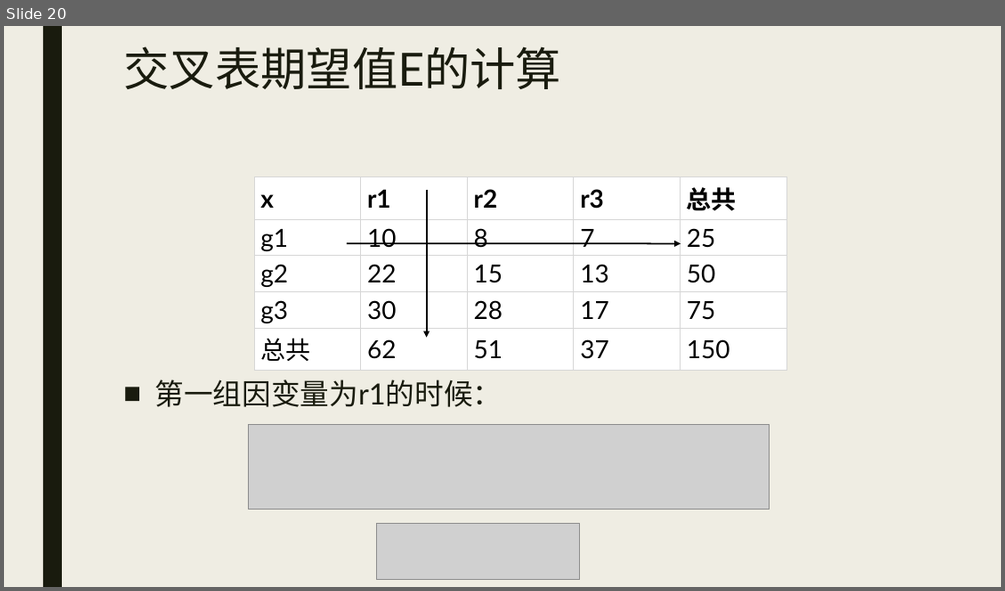
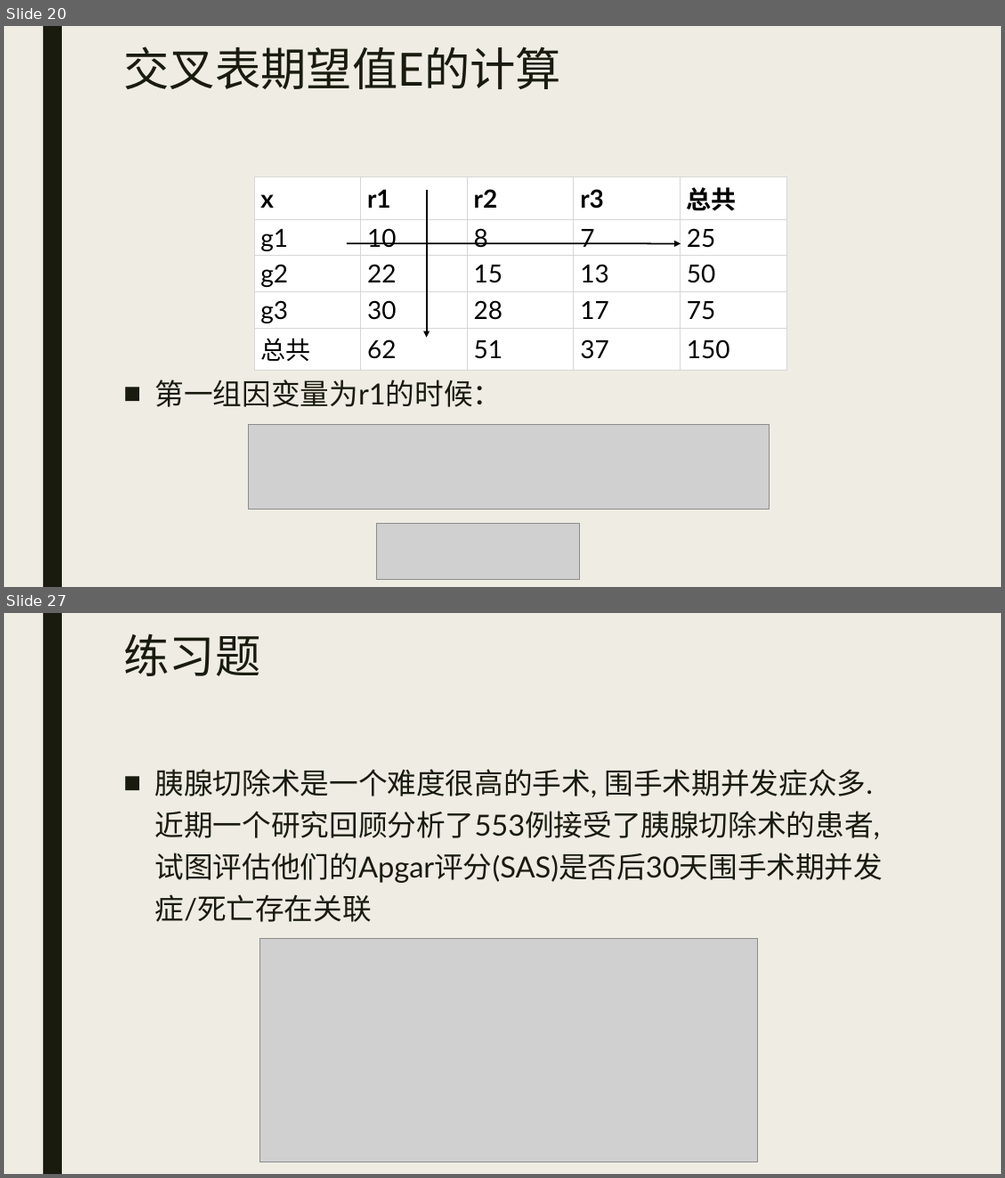
Before and after one commit to beneon/medstat, a slide deck: lect-7/卡方检验.pptx. Shown one above the other, each under a label of ours: slide 20 before the commit, slides 20 and 27 after it; the slides between them are not shown. The pictures are 1005x591 and 1005x1178 pixels, drawn with LibreOffice and Linux fonts; fonts in the diff are those of the drawing; grey boxes stand for pictures. Boxes give left, top, right and bottom in pixels: in the first picture for what was removed or moved away, otherwise in the second. Text is boxed around its words. In the diff, an @@ line names an element or a change of style, - is before the commit and + after.

```diff
--- a/lect-7/卡方检验.pptx
+++ b/lect-7/卡方检验.pptx
@@ slide 27 added at (4, 613, 1001, 1174), background #EFEDE3; not listed: 1 template element that a slide beside it also shows @@
@@ title added at (123, 633, 260, 676), 44 pt, text #191B0E @@
+练习题
@@ text added at (155, 769, 883, 922), 28 pt, text #191B0E @@
+■ 胰腺切除术是一个难度很高的手术, 围手术期并发症众多. 近期一个研究回顾分析了553例接受了胰腺切除术的患者, 试图评估他们的Apgar评分(SAS)是否后30天围手术期并发症/死亡存在关联
@@ picture added at (259, 938, 758, 1161) @@
```
Also in this commit, not shown: 20 other slides added, 1 other file.
